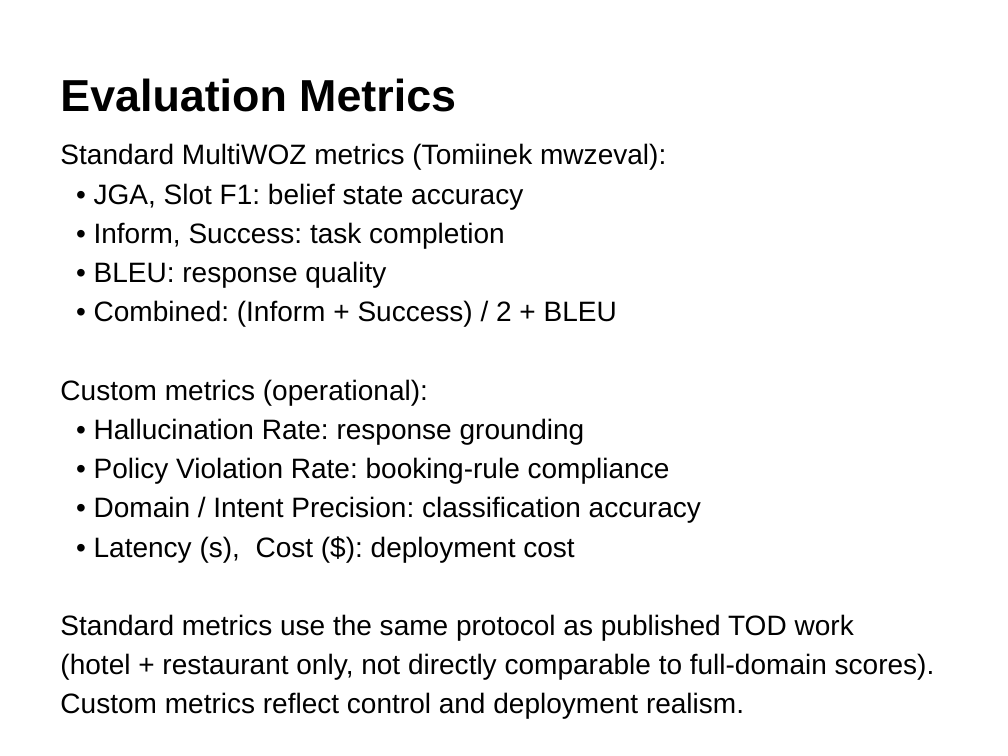
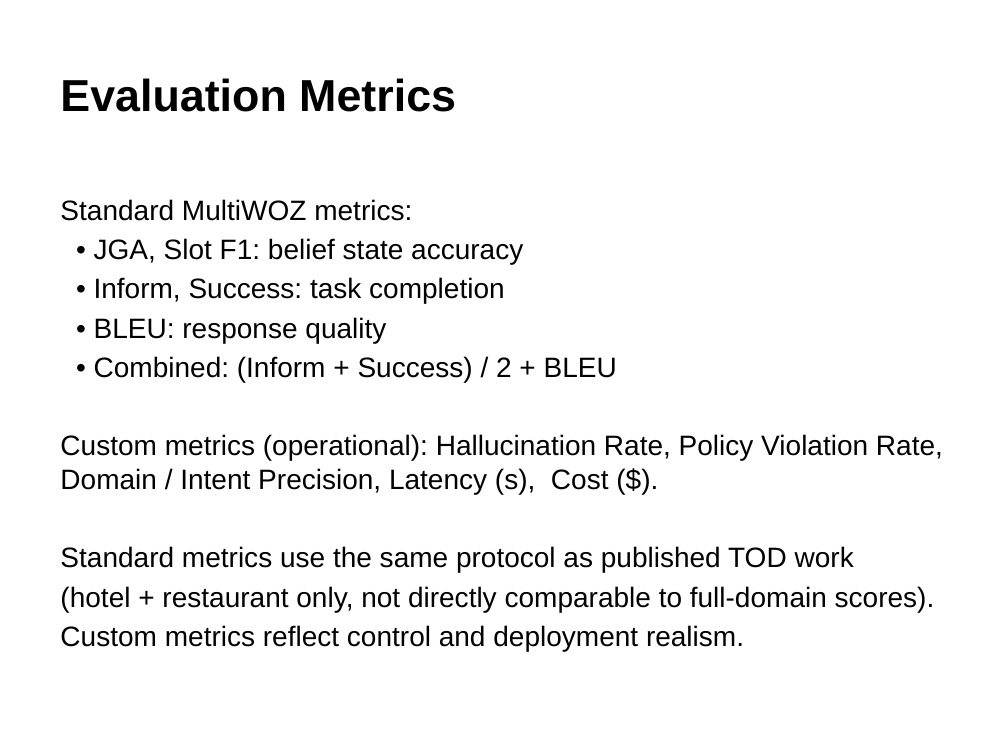
Before and after one commit to GiX007/mlp4cs, a slide deck: slide 11 of docs/presentation.pptx. Drawn at 1008x756 pixels with LibreOffice and Linux fonts; fonts in the diff are those of the drawing. Boxes give left, top, right and bottom in pixels: in the first picture for what was removed or moved away, otherwise in the second. Text is boxed around its words. In the diff, an @@ line names an element or a change of style, - is before the commit and + after.

```diff
--- a/docs/presentation.pptx
+++ b/docs/presentation.pptx
@@ text "Standard MultiWOZ metrics:": place and size @@
-text "Standard MultiWOZ metrics:" at [60, 143, 935, 719]
+text "Standard MultiWOZ metrics:" at [60, 199, 943, 651]
@@ text at [60, 199, 412, 221]: text changed @@
-Standard MultiWOZ metrics (Tomiinek mwzeval):
+Standard MultiWOZ metrics:
@@ text at [60, 434, 943, 494]: text changed @@
-Custom metrics (operational):
-• Hallucination Rate: response grounding
-• Policy Violation Rate: booking-rule compliance
-• Domain / Intent Precision: classification accuracy
-• Latency (s), Cost ($): deployment cost
+Custom metrics (operational): Hallucination Rate, Policy Violation Rate, Domain / Intent Precision, Latency (s), Cost ($).
```
Also in this commit, not shown: 9 other slides changed, 2 other files.
